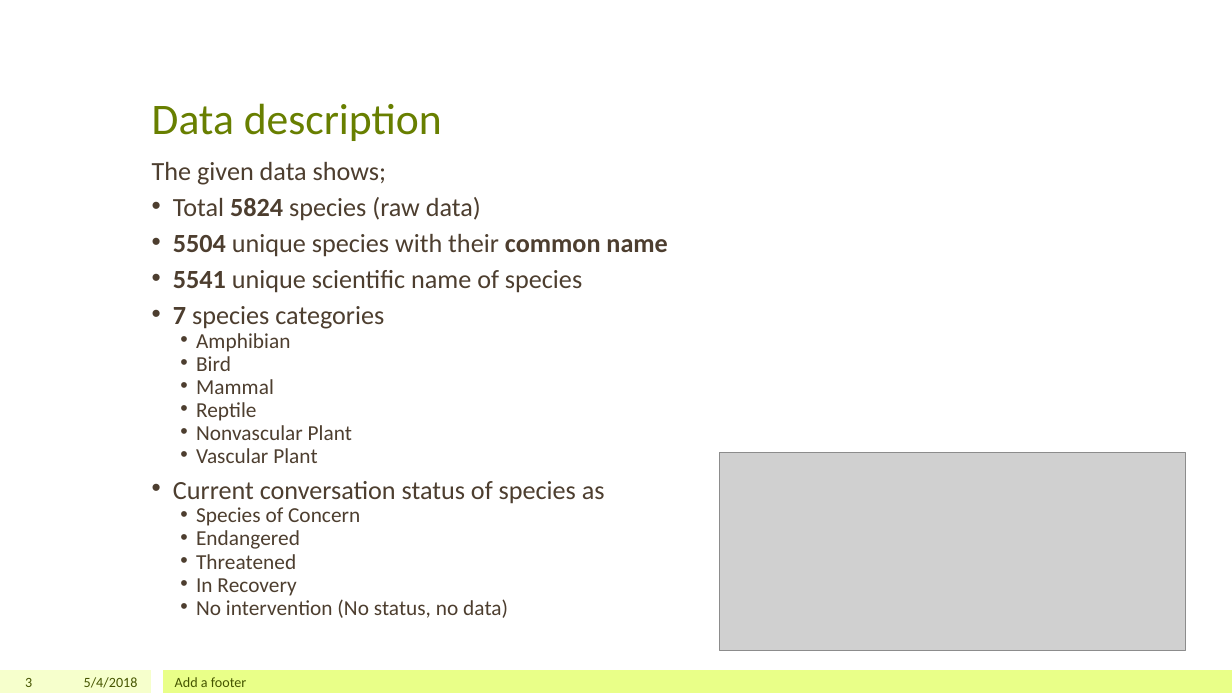
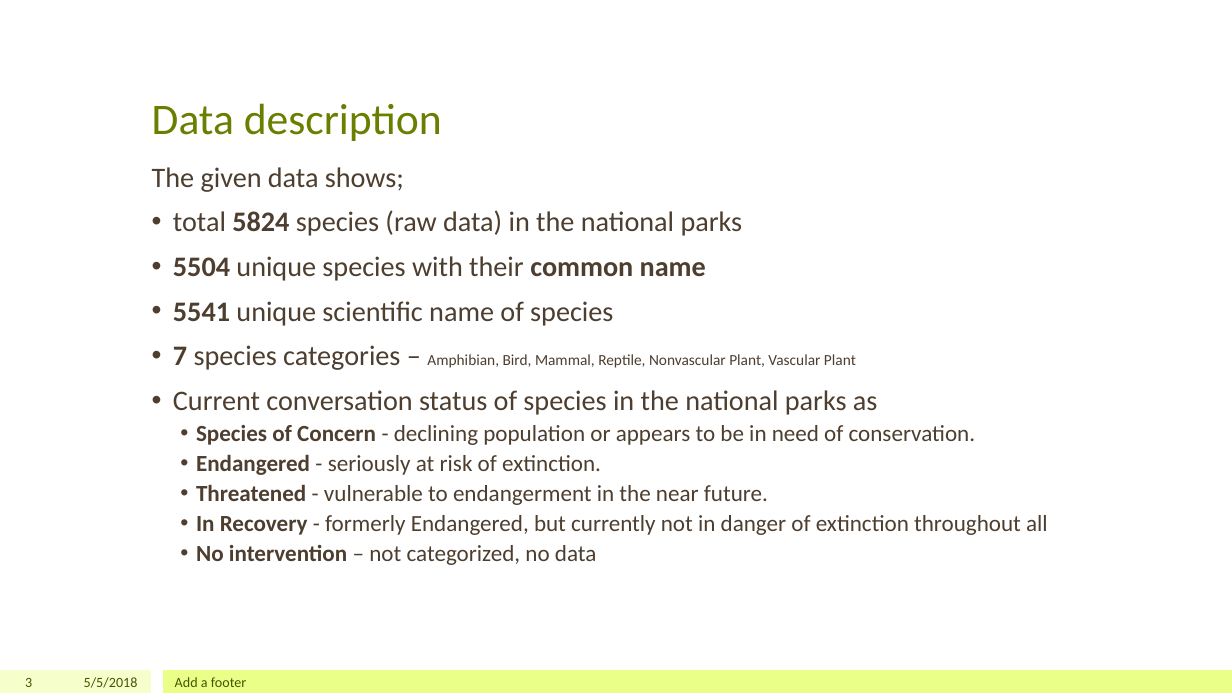
Before and after one commit to iamchristinelee/codeacademy, a slide deck: slide 3 of DataScience/Capstone/biodiversity.pptx. Drawn at 1232x693 pixels with LibreOffice and Linux fonts; fonts in the diff are those of the drawing; grey boxes stand for pictures; background and template pictures are left out. Boxes give left, top, right and bottom in pixels: in the first picture for what was removed or moved away, otherwise in the second. Text is boxed around its words. In the diff, an @@ line names an element or a change of style, - is before the commit and + after.

```diff
--- a/DataScience/Capstone/biodiversity.pptx
+++ b/DataScience/Capstone/biodiversity.pptx
@@ text at (152, 167, 706, 326): size 20.4 to 22 pt in "The given data shows;", "5504 unique species with their common name", "5541 unique scientific name of species"; line spacing 0.7 to 0.9 @@
@@ text at (173, 210, 743, 236): text changed; size 20.4 to 22 pt @@
-• Total 5824 species (raw data)
+• total 5824 species (raw data) in the national parks
@@ text at (173, 345, 1048, 565): text changed; size 16.6 to 18 pt @@
-• 7 species categories
-  • Amphibian
-  • Bird
-  • Mammal
-  • Reptile
-  • Nonvascular Plant
-  • Vascular Plant
-• Current conversation status of species as
-  • Species of Concern
-  • Endangered
-  • Threatened
-  • In Recovery
-  • No intervention (No status, no data)
+• 7 species categories – Amphibian, Bird, Mammal, Reptile, Nonvascular Plant, Vascular Plant
+• Current conversation status of species in the national parks as
+  • Species of Concern - declining population or appears to be in need of conservation.
+  • Endangered - seriously at risk of extinction.
+  • Threatened - vulnerable to endangerment in the near future.
+  • In Recovery - formerly Endangered, but currently not in danger of extinction throughout all
+  • No intervention – not categorized, no data
@@ picture removed at (720, 453, 1186, 651) @@
@@ text at (84, 677, 138, 688): text changed @@
-5/4/2018
+5/5/2018
```
Also in this commit, not shown: 3 other slides changed, 6 slides added, 10 slides removed, 3 other files.
